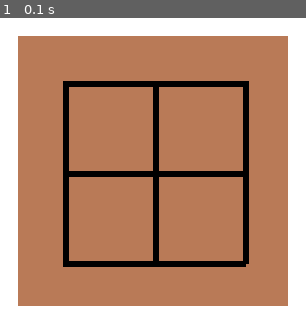
Above: before the commit, frame 1.
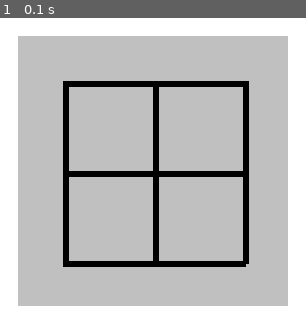
Above: after the commit, the same moment.

Repository: MyEncyclopedia/ConnectNGym
Game: pygame game, started from PyGameConnectN.py
The game is run twice, just before and just after one commit, with the same random seed, the same clock (stepped at 60 frames per second) and the same inputs.
Inputs:
- Up to frame 1 (0.1 s): no input

The runs differ from the first frame. In frame 1, 71% of the frame differs, in the area x 5-95%, y 5-95%.

Commit message:
Fixed bug in PlannedStrategy.py

Diff:
--- a/PlannedStrategy.py
+++ b/PlannedStrategy.py
@@ -10,23 +10,24 @@
     def __init__(self, game: ConnectNGame):
         super().__init__()
         self.game = copy.deepcopy(game)
-        self.dpMap = {}  # game_status => result
-        self.result = self.minimax()
-        print(self.result)
+        self.dpMap = {}  # game_status => result, move
+        self.result = self.minimax(game.getStatus())
+        print(f'best result: {self.result}')
 
     def action(self, game: ConnectNGame) -> Tuple[int, Tuple[int, int]]:
         game = copy.deepcopy(game)
 
-        bestResult = game.currentPlayer * -1  # assume opponent win as worst result
+        player = game.currentPlayer
+        bestResult = player * -1  # assume opponent win as worst result
         bestMove = None
         for move in game.getAvailablePositions():
-            game.move(move)
+            game.move(*move)
             status = game.getStatus()
             game.undo()
 
             result = self.dpMap[status]
 
-            if game.currentPlayer == ConnectNGame.PLAYER_A:
+            if player == ConnectNGame.PLAYER_A:
                 bestResult = max(bestResult, result)
             else:
                 bestResult = min(bestResult, result)
@@ -39,12 +40,12 @@
         return bestResult, bestMove
 
 
-    def minimax(self) -> int:
+    def minimax(self, gameStatus: Tuple[Tuple[int, ...]]) -> Tuple[int, Tuple[int, int]]:
         similarStates = self.similarStatus(self.game.getStatus())
         for s in similarStates:
             if s in self.dpMap:
                 return self.dpMap[s]
-        print(f'{len(self.game.actionStack)}: {len(self.dpMap)}')
+        # print(f'{len(self.game.actionStack)}: {len(self.dpMap)}')
 
         game = self.game
         bestMove = None
@@ -58,13 +59,13 @@
                 result = game.move(*pos)
                 if result is None:
                     assert not game.gameOver
-                    result = self.minimax()
+                    result = self.minimax(game.getStatus())
+                    self.dpMap[game.getStatus()] = result
+                else:
+                    self.dpMap[game.getStatus()] = result
                 game.undo()
                 ret = max(ret, result)
                 bestMove = move if ret == result else bestMove
-                if ret == 1:
-                    self._updateDP(thisState, ret)
-                    return 1
             self._updateDP(thisState, ret)
             return ret
         else:
@@ -74,13 +75,13 @@
                 result = game.move(*pos)
                 if result is None:
                     assert not game.gameOver
-                    result = self.minimax()
+                    result = self.minimax(game.getStatus())
+                    self.dpMap[game.getStatus()] = result
+                else:
+                    self.dpMap[game.getStatus()] = result
                 game.undo()
                 ret = min(ret, result)
                 bestMove = move if ret == result else bestMove
-                if ret == -1:
-                    self._updateDP(thisState, ret)
-                    return -1
             self._updateDP(thisState, ret)
             return ret
 
@@ -96,7 +97,6 @@
         for _ in range(4):
             rotatedS = self.rotate(rotatedS)
             ret.append(rotatedS)
-
         return ret
 
 
--- a/PyGameConnectN.py
+++ b/PyGameConnectN.py
@@ -47,7 +47,7 @@
             pygame.event.get()
             self.render()
             passed = self.clock.tick(1)
-            print(tick_num)
+            # print(tick_num)
             tick_num -= passed
 
     # proxy methods
@@ -97,7 +97,7 @@
 
     def draw(self):
         screen = self.screen
-        pygame.draw.rect(screen, (185, 122, 87),
+        pygame.draw.rect(screen, (192, 192, 192), #(185, 122, 87),
                          [self.start_x - self.edge_size, self.start_y - self.edge_size,
                           (self.board_size - 1) * self.grid_size + self.edge_size * 2, (self.board_size - 1) * self.grid_size + self.edge_size * 2], 0)
 
--- a/base_agent.py
+++ b/base_agent.py
@@ -2,8 +2,9 @@
 import random
 
 from ConnectNGym import ConnectNGym
+from PlannedStrategy import PlannedMinimaxStrategy
 from PyGameConnectN import PyGameBoard
-from strategy import MinimaxStrategy
+from strategy import MinimaxStrategy, Strategy
 
 
 class BaseAgent(object):
@@ -13,17 +14,16 @@
     def act(self, game:PyGameBoard, available_actions):
         return random.choice(available_actions)
 
-class StrategyAgent(object):
-    def __init__(self, strategy):
+class AIAgent(BaseAgent):
+    def __init__(self, strategy: Strategy):
         self.strategy = strategy
 
     def act(self, game: PyGameBoard, available_actions):
-        s = MinimaxStrategy()
-        result, move = s.action(game.connectNGame)
+        result, move = self.strategy.action(game.connectNGame)
         assert move in available_actions
         return move
 
-class HumanAgent(object):
+class HumanAgent(BaseAgent):
     def __init__(self):
         pass
 
@@ -32,17 +32,18 @@
 
 def play():
     env = ConnectNGym()
-    # agents = [StrategyAgent(None), StrategyAgent(None)]
-    agents = [HumanAgent(), StrategyAgent(None)]
 
-    game: PyGameBoard = env.reset()
+    pygameBoard: PyGameBoard = env.reset()
+    # agents = [HumanAgent(), AIAgent(MinimaxStrategy())]
+    agents = [HumanAgent(), AIAgent(PlannedMinimaxStrategy(pygameBoard.connectNGame))]
+
     done = False
     env.show_board(True)
     agent_id = 0
     while not done:
         available_actions = env.get_available_actions()
         agent = agents[agent_id]
-        action = agent.act(game, available_actions)
+        action = agent.act(pygameBoard, available_actions)
         _, reward, done, info = env.step(action)
         env.show_board(True)
 
